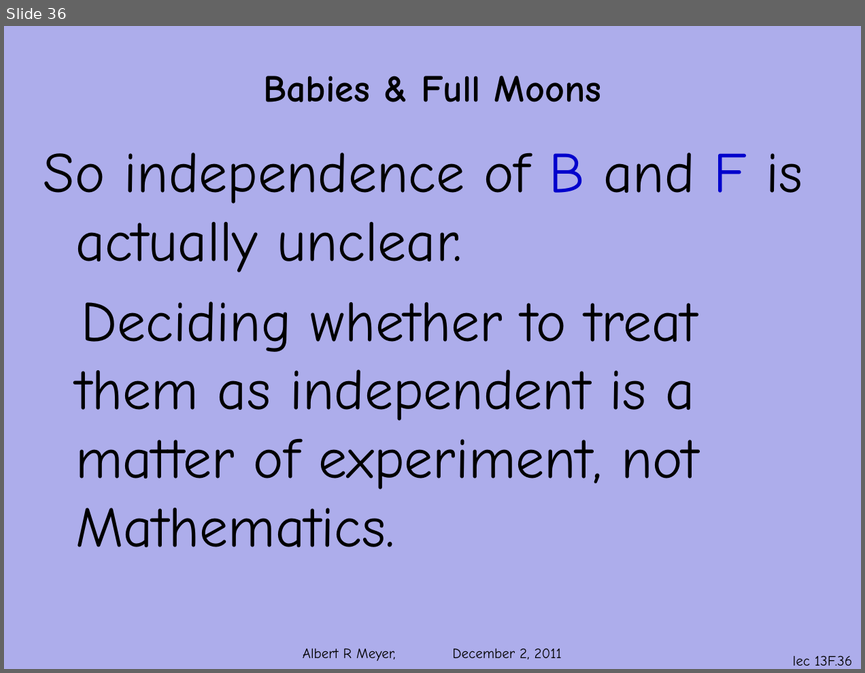
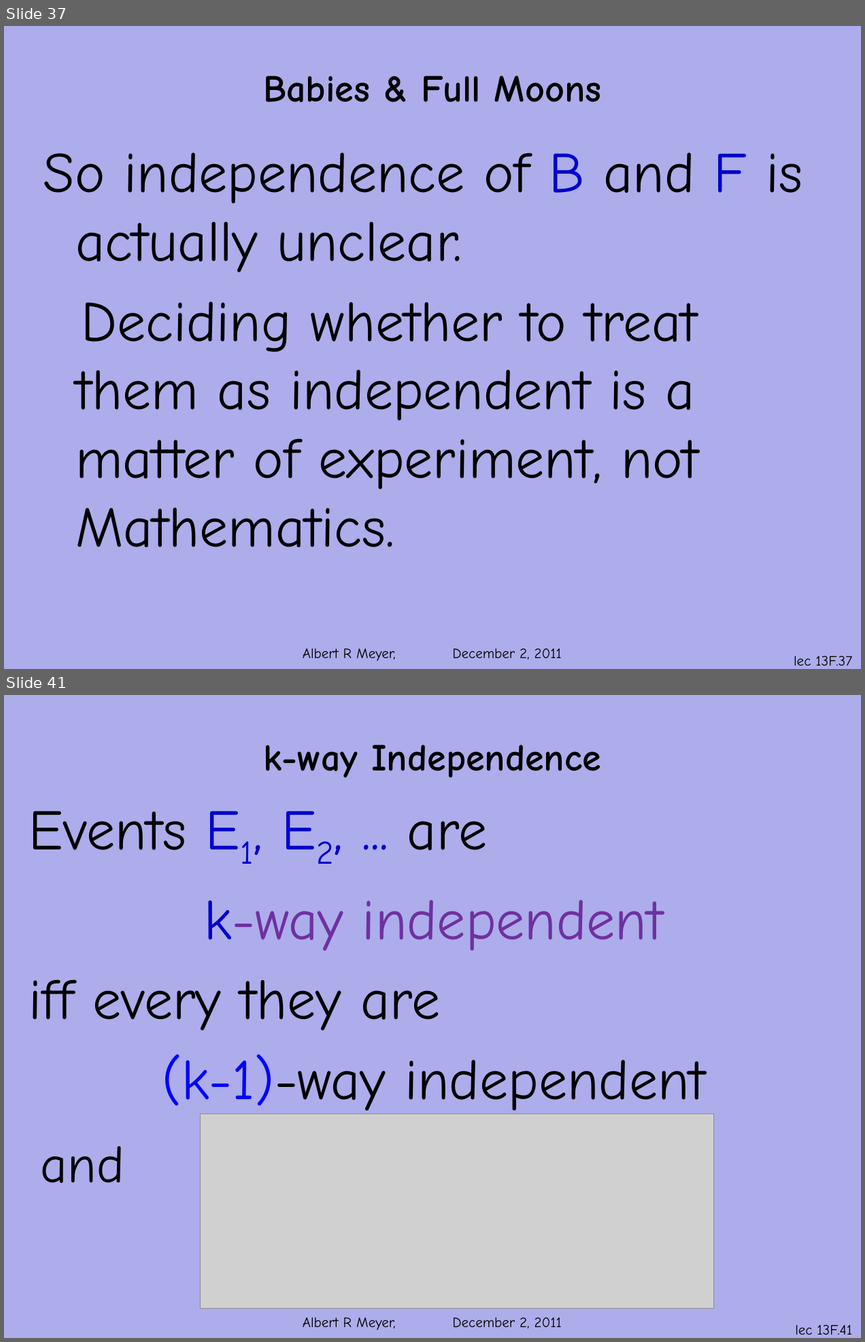
Before and after one commit to armeyer/mcs_web, a slide deck: fall11/slidesF11/slides13f.pptx. Shown one above the other, each under a label of ours: slide 36 before the commit, slides 37 and 41 after it; the slides between them are not shown. The pictures are 865x673 and 865x1342 pixels, drawn with LibreOffice and Linux fonts; fonts in the diff are those of the drawing; grey boxes stand for pictures; background and template pictures are left out. Boxes give left, top, right and bottom in pixels: in the first picture for what was removed or moved away, otherwise in the second. Text is boxed around its words. In the diff, an @@ line names an element or a change of style, - is before the commit and + after.

```diff
--- a/fall11/slidesF11/slides13f.pptx
+++ b/fall11/slidesF11/slides13f.pptx
@@ slide 41 added at (4, 695, 861, 1338), background #ADADEB; not listed: 1 template element that a slide beside it also shows @@
@@ title added at (263, 745, 601, 778), 32 pt, text #000000, bold @@
+k-way Independence
@@ text added at (29, 811, 705, 1117), 48 pt, text #000000 @@
+Events E1, E2, ... are
+k-way independent
+iff every they are
+(k-1)-way independent
@@ picture added at (201, 1113, 713, 1308) @@
@@ text added at (41, 1146, 124, 1183), 44 pt, text #000000 @@
+and
@@ page number added at (795, 1324, 852, 1334), 12 pt, text #000000 @@
+lec 13F.41
@@ what was slide 36 is now slide 37 @@
@@ page number at (793, 655, 852, 665): text changed @@
-lec 13F.36
+lec 13F.37
```
Also in this commit, not shown: 7 slides changed, 5 other slides added, 5 other files.
